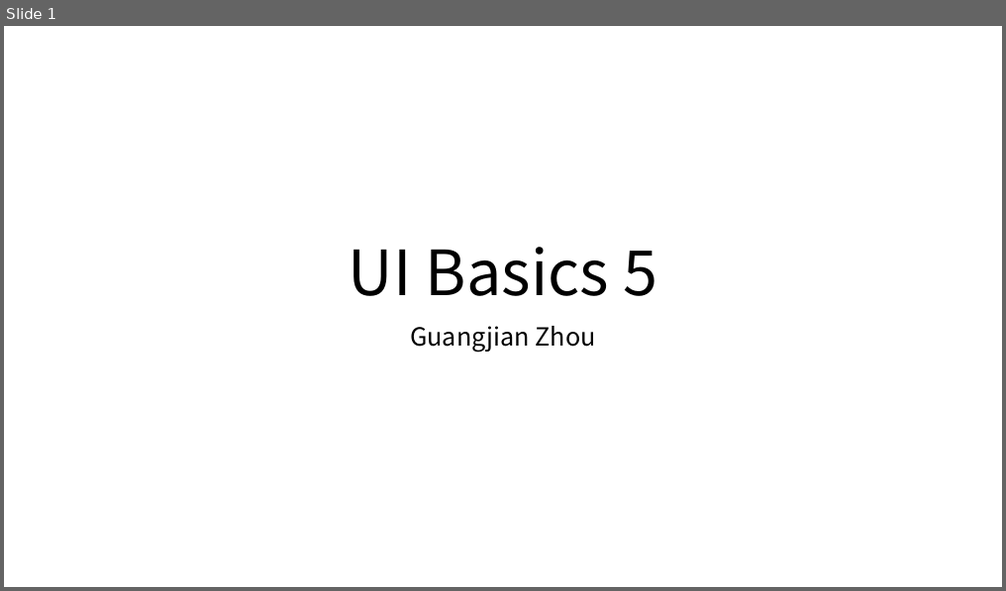
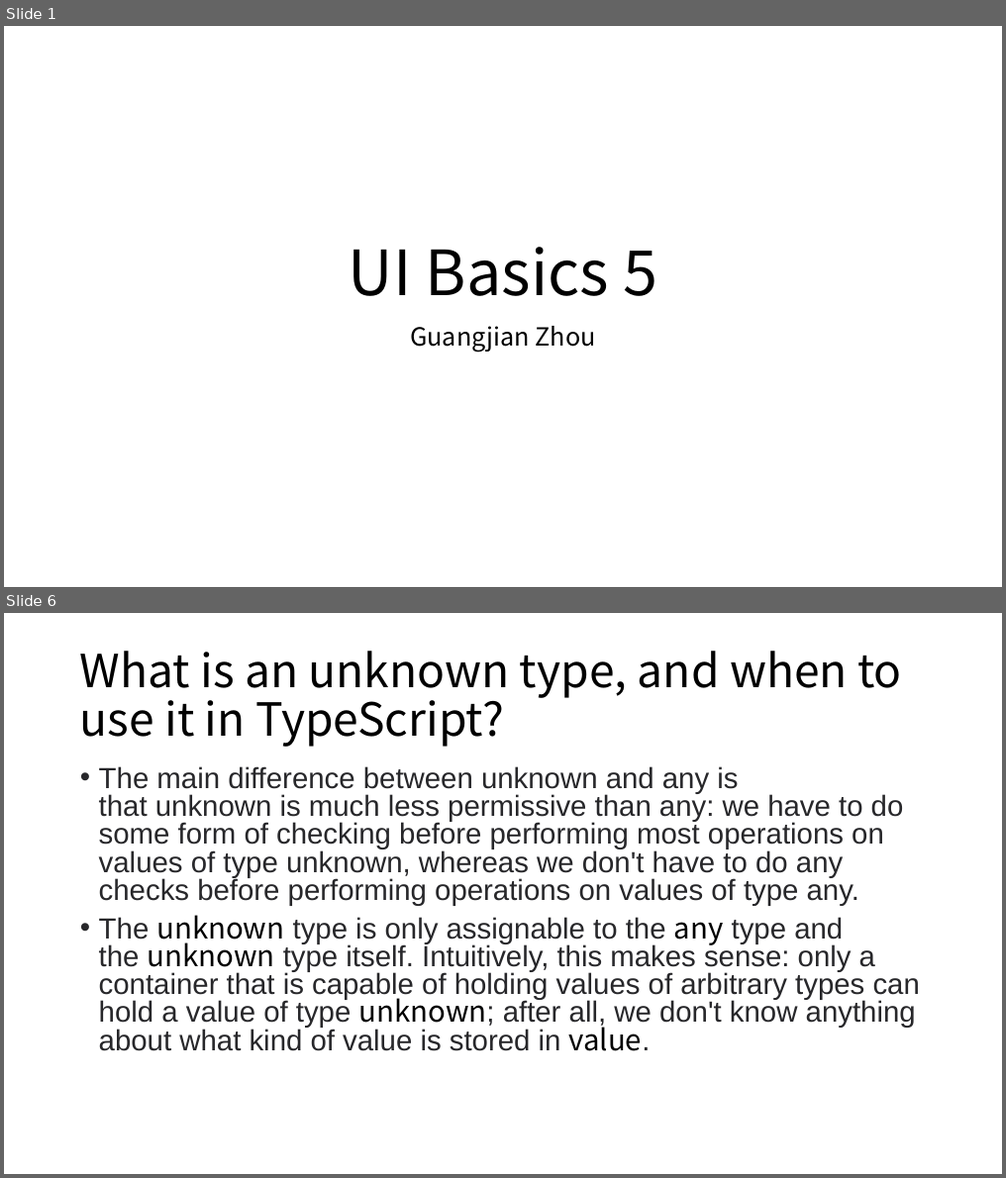
Before and after one commit to Marvioo/Cogent, a slide deck: Java Basics/UI Basics 5.pptx. Shown one above the other, each under a label of ours: slide 1 before the commit, slides 1 and 6 after it; the slides between them are not shown. The pictures are 1006x591 and 1006x1178 pixels, drawn with LibreOffice and Linux fonts; fonts in the diff are those of the drawing. Boxes give left, top, right and bottom in pixels: in the first picture for what was removed or moved away, otherwise in the second. Text is boxed around its words. In the diff, an @@ line names an element or a change of style, - is before the commit and + after.

Commit message:
updated

```diff
--- a/Java Basics/UI Basics 5.pptx
+++ b/Java Basics/UI Basics 5.pptx
@@ slide 6 added at (4, 613, 1002, 1174), background #FFFFFF @@
@@ title added at (80, 651, 902, 747), 44 pt, text #000000 @@
+What is an unknown type, and when to use it in TypeScript?
@@ text added at (99, 766, 920, 1052), 28 pt, text #27272A @@
+• The main difference between unknown and any is that unknown is much less permissive than any: we have to do some form of checking before performing most operations on values of type unknown, whereas we don't have to do any checks before performing operations on values of type any.
+• The unknown type is only assignable to the any type and the unknown type itself. Intuitively, this makes sense: only a container that is capable of holding values of arbitrary types can hold a value of type unknown; after all, we don't know anything about what kind of value is stored in value.
```
Also in this commit, not shown: 14 other slides added.
